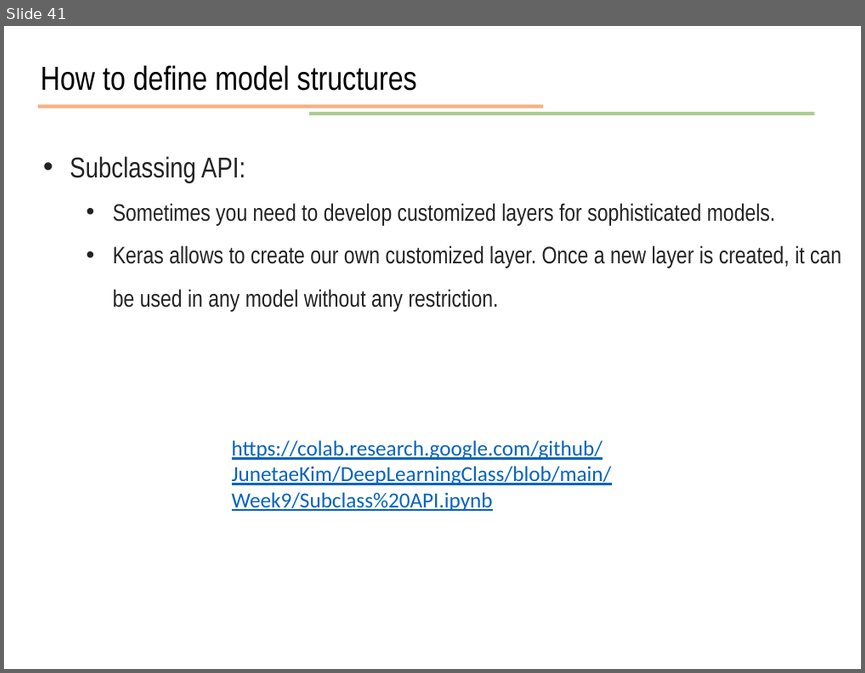
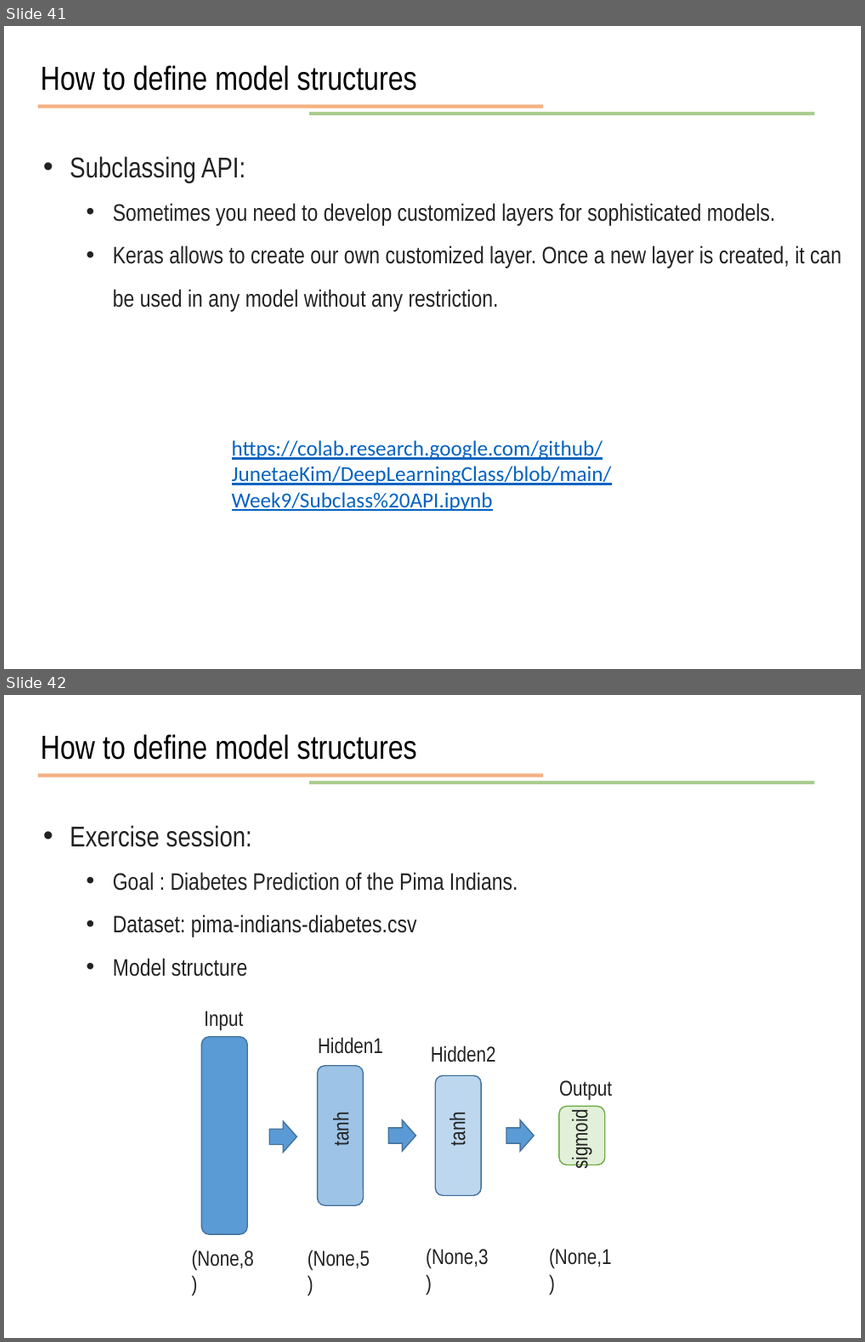
Before and after one commit to JunetaeKim/DeepLearningClass, a slide deck: Week9/week9 Introduction to tensorflow.pptx. Shown one above the other, each under a label of ours: slide 41 before the commit, slides 41 and 42 after it. The pictures are 865x673 and 865x1342 pixels, drawn with LibreOffice and Linux fonts; fonts in the diff are those of the drawing. Boxes give left, top, right and bottom in pixels: in the first picture for what was removed or moved away, otherwise in the second. Text is boxed around its words. In the diff, an @@ line names an element or a change of style, - is before the commit and + after.

```diff
--- a/Week9/week9 Introduction to tensorflow.pptx
+++ b/Week9/week9 Introduction to tensorflow.pptx
@@ slide 42 added at (x1=4, y1=695, x2=861, y2=1338), background #FFFFFF @@
@@ text added at (x1=41, y1=734, x2=417, y2=760), 28 pt, text #000000 @@
+How to define model structures
@@ line added from (38, 776) to (543, 776), #ED7D31 3 pt @@
@@ line added from (309, 783) to (815, 783), #70AD47 3 pt @@
@@ text added at (x1=69, y1=825, x2=518, y2=976), 20 pt, text #222222 @@
+• Exercise session:
+  • Goal : Diabetes Prediction of the Pima Indians.
+  • Dataset: pima-indians-diabetes.csv
+  • Model structure
@@ text added at (x1=204, y1=1010, x2=243, y2=1031), 18 pt, text #222222 @@
+Input
@@ rounded rectangle added at (x1=202, y1=1037, x2=247, y2=1235), fill #5B9BD5, outline #43739E 1 pt @@
@@ text added at (x1=318, y1=1037, x2=383, y2=1054), 18 pt, text #222222 @@
+Hidden1
@@ text added at (x1=431, y1=1045, x2=496, y2=1062), 18 pt, text #222222 @@
+Hidden2
@@ rounded rectangle added at (x1=318, y1=1065, x2=363, y2=1205), fill #9DC3E6, outline #43739E 1 pt @@
@@ rounded rectangle added at (x1=435, y1=1076, x2=480, y2=1196), fill #BDD7EE, outline #43739E 1 pt @@
@@ text added at (x1=559, y1=1080, x2=612, y2=1100), 18 pt, text #222222 @@
+Output
@@ right arrow added at (x1=269, y1=1121, x2=297, y2=1151), fill #5B9BD5, outline #43739E 1 pt @@
@@ text added at (x1=329, y1=1115, x2=353, y2=1145), 18 pt, text #222222 @@
+tanh
@@ right arrow added at (x1=389, y1=1120, x2=416, y2=1151), fill #5B9BD5, outline #43739E 1 pt @@
@@ text added at (x1=445, y1=1115, x2=470, y2=1145), 18 pt, text #222222 @@
+tanh
@@ right arrow added at (x1=506, y1=1120, x2=534, y2=1151), fill #5B9BD5, outline #43739E 1 pt @@
@@ rounded rectangle added at (x1=559, y1=1106, x2=605, y2=1165), fill #E2F0D9, outline #70AD47 1 pt @@
@@ text added at (x1=568, y1=1115, x2=592, y2=1168), 18 pt, text #222222 @@
+sigmoid
@@ text added at (x1=192, y1=1249, x2=254, y2=1270), 18 pt, text #222222 @@
+(None,8)
@@ text added at (x1=307, y1=1249, x2=370, y2=1270), 18 pt, text #222222 @@
+(None,5)
@@ text added at (x1=426, y1=1247, x2=488, y2=1269), 18 pt, text #222222 @@
+(None,3)
@@ text added at (x1=549, y1=1247, x2=611, y2=1269), 18 pt, text #222222 @@
+(None,1)
```
Also in this commit, not shown: 3 other slides added, 4 other files.
